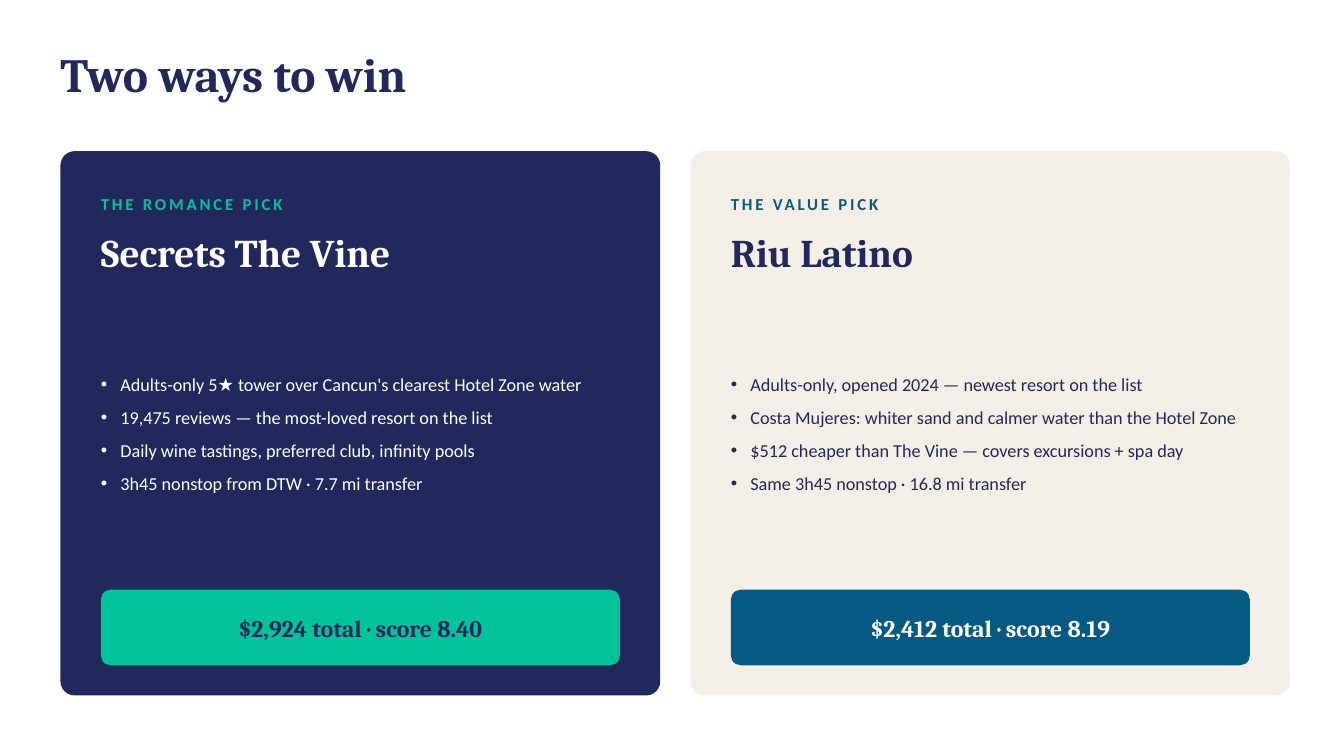
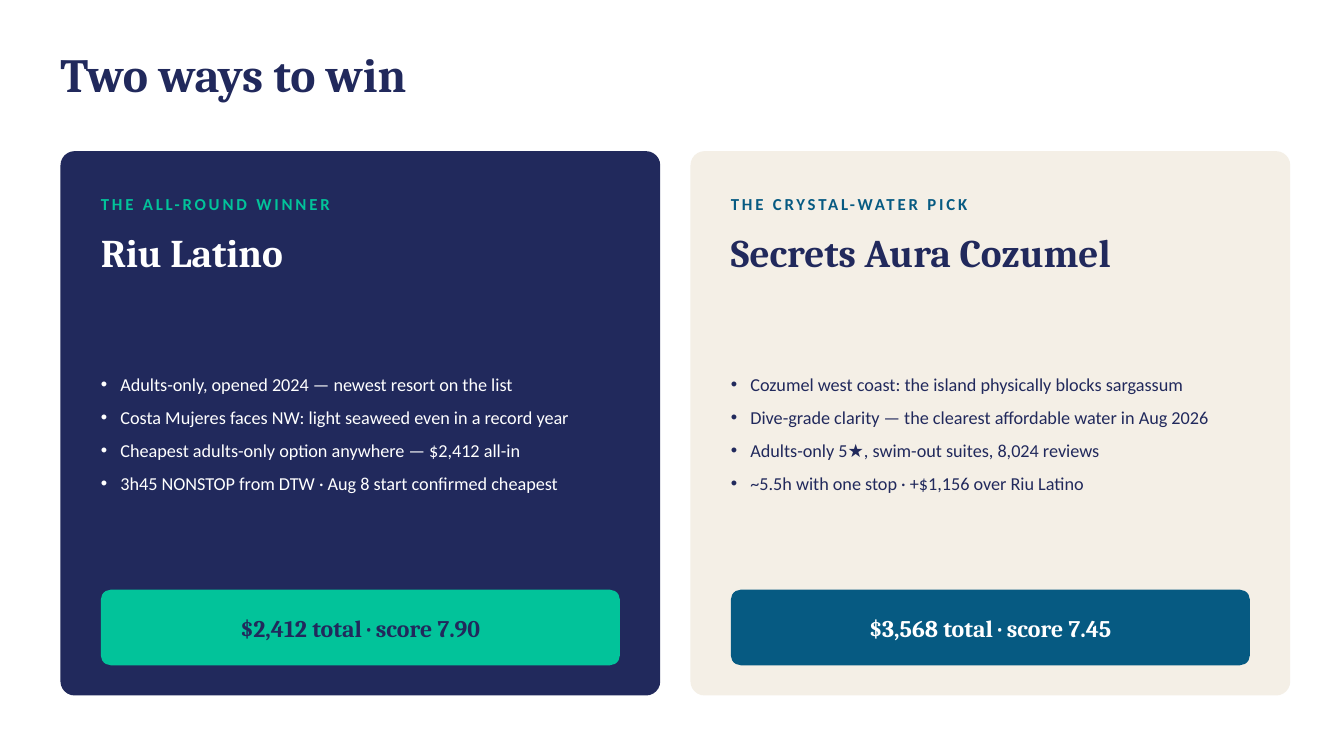
Before and after one commit to rlettsBubs/Vacation, a slide deck: slide 9 of VacationPlan.pptx (slide 8 before the commit). Drawn at 1344x756 pixels with LibreOffice and Linux fonts; fonts in the diff are those of the drawing. Boxes give left, top, right and bottom in pixels: in the first picture for what was removed or moved away, otherwise in the second. Text is boxed around its words. In the diff, an @@ line names an element or a change of style, - is before the commit and + after.

```diff
--- a/VacationPlan.pptx
+++ b/VacationPlan.pptx
@@ text at [101, 199, 283, 210]: text changed @@
-THE ROMANCE PICK
+THE ALL-ROUND WINNER
@@ text at [731, 187, 1250, 222]: text changed @@
-THE VALUE PICK
+THE CRYSTAL-WATER PICK
@@ text at [731, 239, 1111, 268]: text changed @@
-Riu Latino
+Secrets Aura Cozumel
@@ text at [101, 240, 282, 268]: text changed @@
-Secrets The Vine
+Riu Latino
@@ text at [120, 378, 569, 493]: text changed @@
-• Adults-only 5★ tower over Cancun's clearest Hotel Zone water
-• 19,475 reviews — the most-loved resort on the list
-• Daily wine tastings, preferred club, infinity pools
-• 3h45 nonstop from DTW · 7.7 mi transfer
+• Adults-only, opened 2024 — newest resort on the list
+• Costa Mujeres faces NW: light seaweed even in a record year
+• Cheapest adults-only option anywhere — $2,412 all-in
+• 3h45 NONSTOP from DTW · Aug 8 start confirmed cheapest
@@ text at [750, 378, 1208, 493]: text changed @@
-• Adults-only, opened 2024 — newest resort on the list
-• Costa Mujeres: whiter sand and calmer water than the Hotel Zone
-• $512 cheaper than The Vine — covers excursions + spa day
-• Same 3h45 nonstop · 16.8 mi transfer
+• Cozumel west coast: the island physically blocks sargassum
+• Dive-grade clarity — the clearest affordable water in Aug 2026
+• Adults-only 5★, swim-out suites, 8,024 reviews
+• ~5.5h with one stop · +$1,156 over Riu Latino
@@ text at [240, 619, 481, 640]: text changed @@
-$2,924 total · score 8.40
+$2,412 total · score 7.90
@@ text at [869, 619, 1112, 640]: text changed @@
-$2,412 total · score 8.19
+$3,568 total · score 7.45
```
Also in this commit, not shown: 3 other slides changed, 1 slide added, 3 other files.
